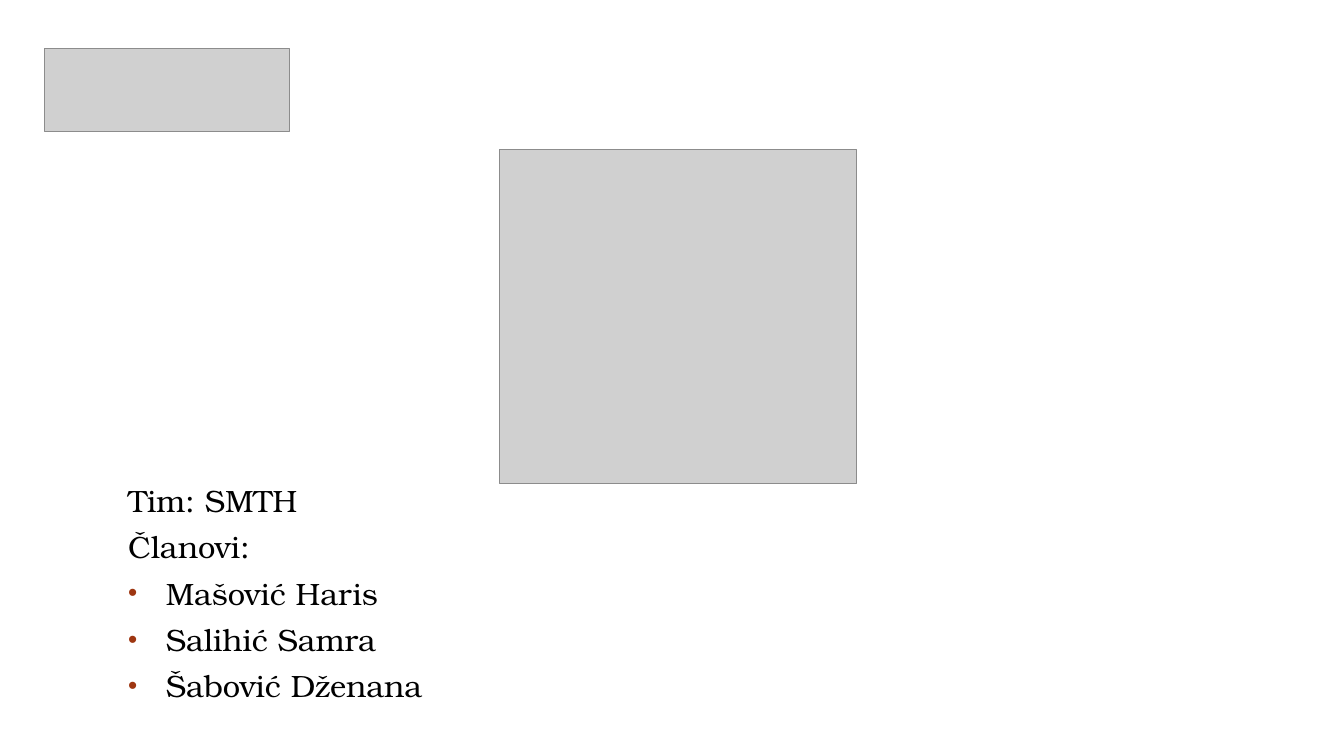
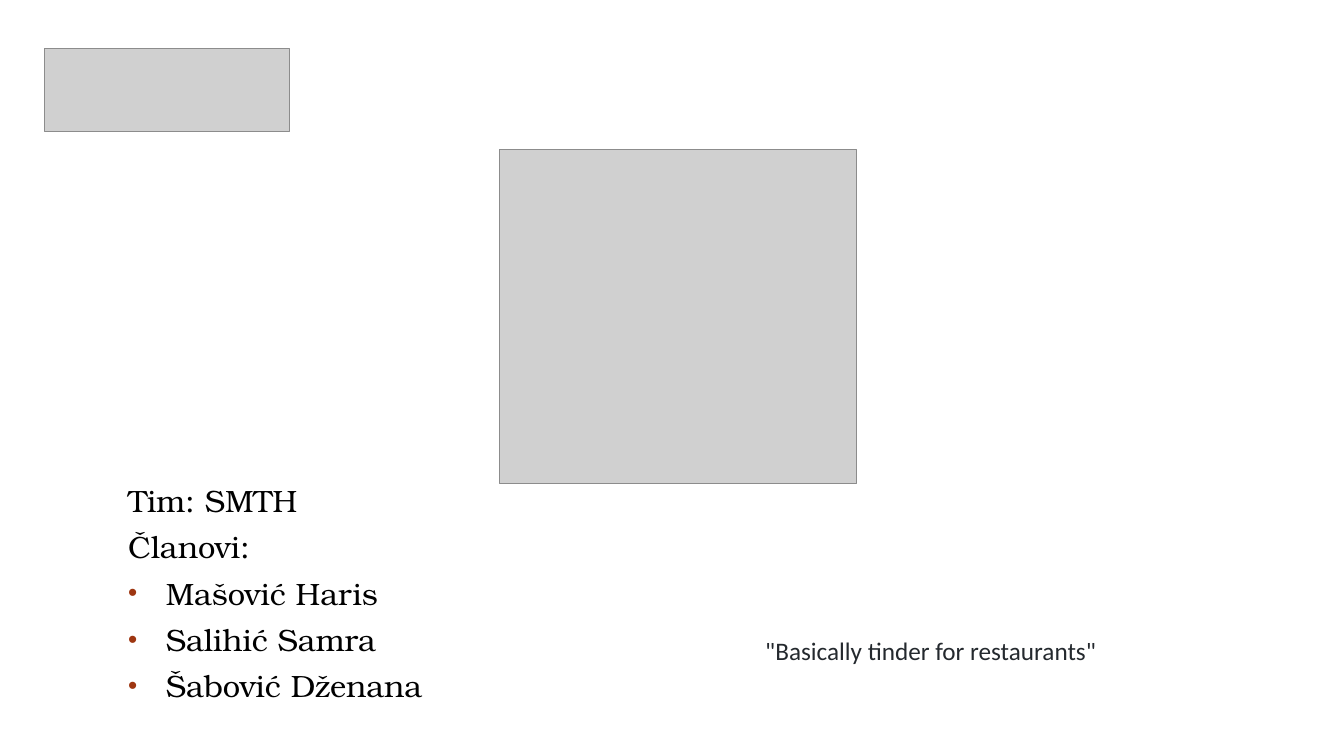
Before and after one commit to ooad-2017-2018/Grupa10-TimSMTH, a slide deck: slide 1 of Prezentacija/Prezentacija.pptx. Drawn at 1344x756 pixels with LibreOffice and Linux fonts; fonts in the diff are those of the drawing; grey boxes stand for pictures; background and template pictures are left out. Boxes give left, top, right and bottom in pixels: in the first picture for what was removed or moved away, otherwise in the second. Text is boxed around its words. In the diff, an @@ line names an element or a change of style, - is before the commit and + after.

```diff
--- a/Prezentacija/Prezentacija.pptx
+++ b/Prezentacija/Prezentacija.pptx
@@ text added at [765,642,1096,664], 18 pt, text #24292E @@
+"Basically tinder for restaurants"
```
Also in this commit, not shown: 5 other slides changed, 1 slide added, 8 other files.
